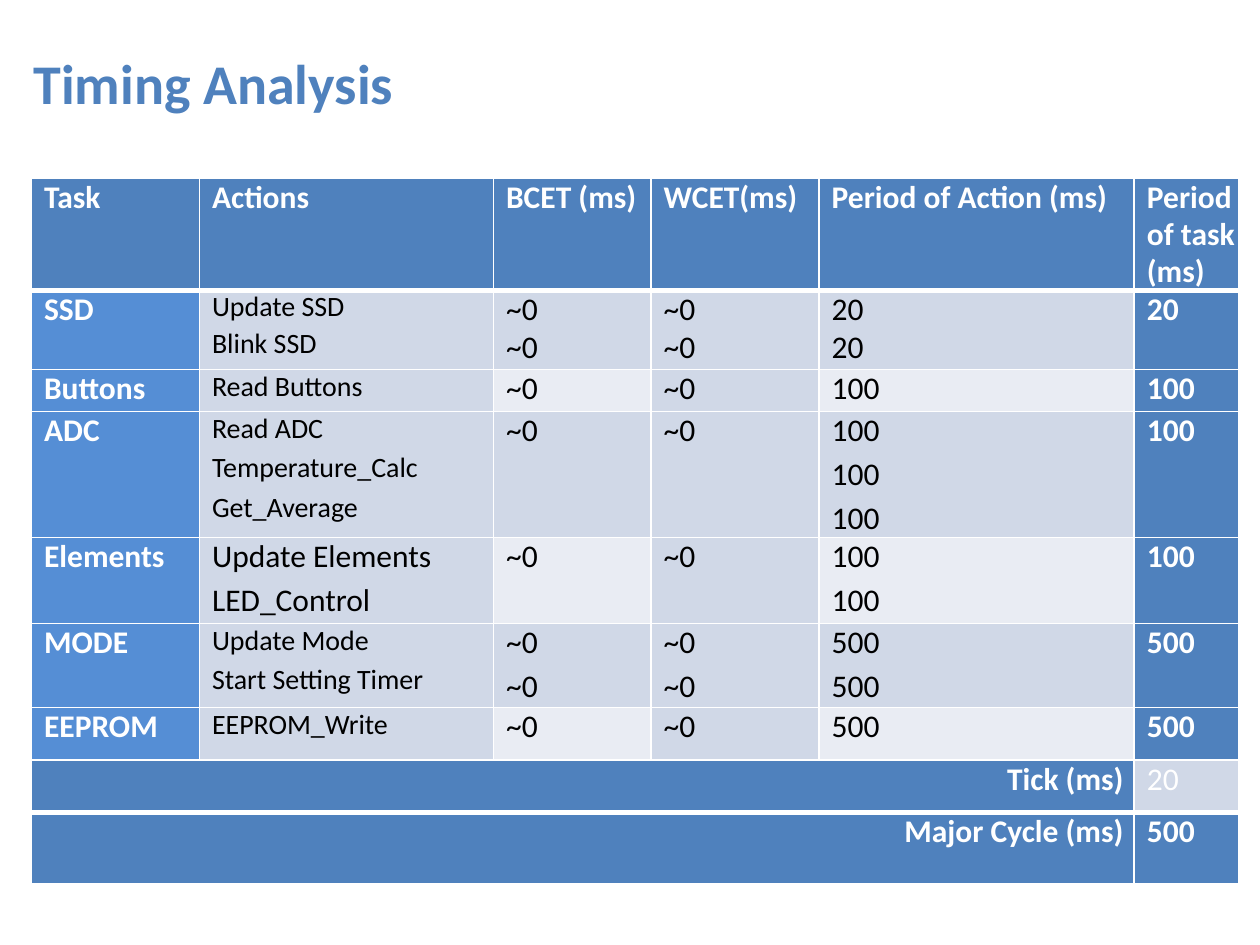
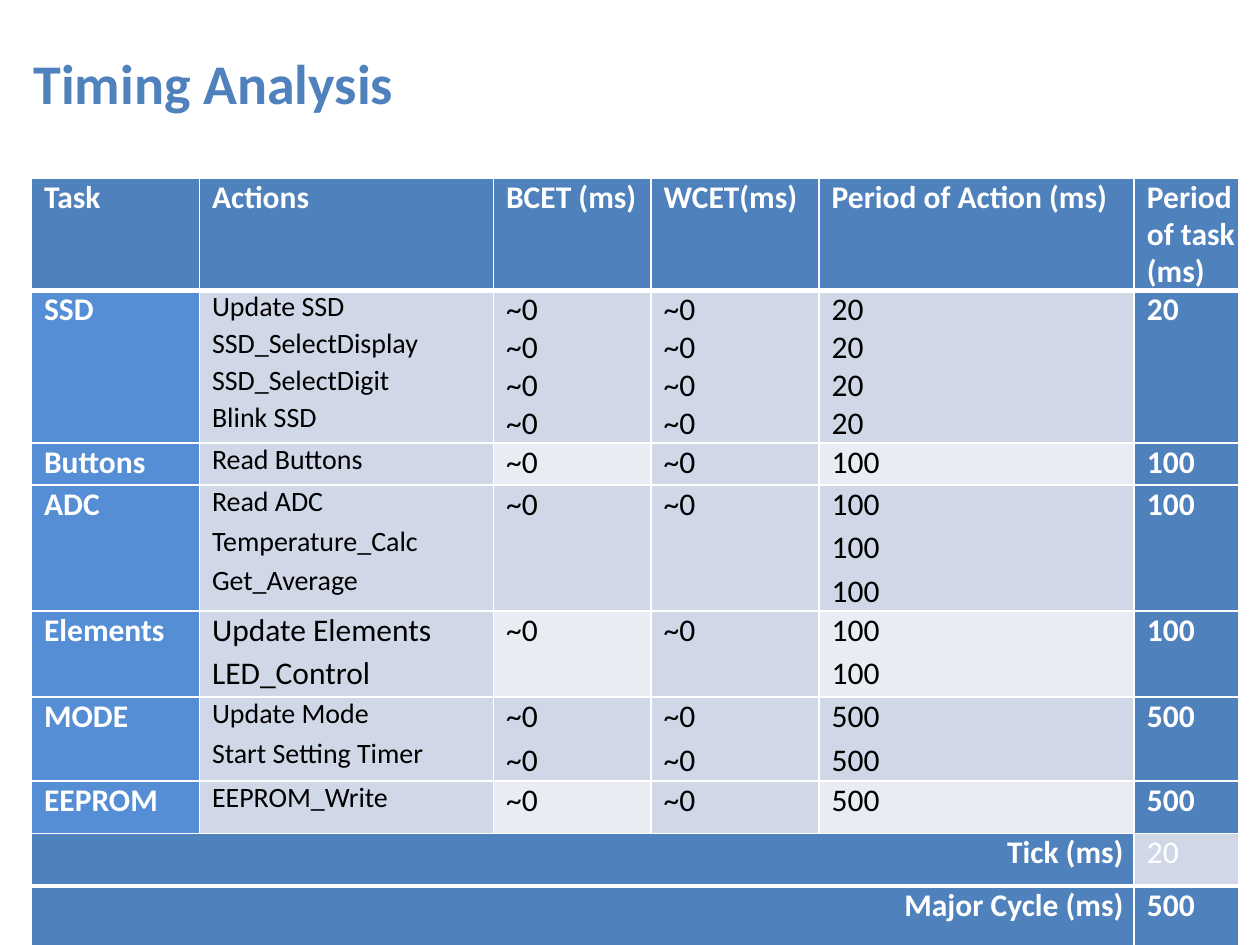
Before and after one commit to Abdelaziz-Sayed-Mohamed/water_heater, a slide deck: slide 3 of WaterHeater.pptx. Drawn at 1260x945 pixels with LibreOffice and Linux fonts; fonts in the diff are those of the drawing. Boxes give left, top, right and bottom in pixels: in the first picture for what was removed or moved away, otherwise in the second. Text is boxed around its words. In the diff, an @@ line names an element or a change of style, - is before the commit and + after.

```diff
--- a/WaterHeater.pptx
+++ b/WaterHeater.pptx
@@ table at (32, 179, 1237, 945) @@
-row 2: SSD | Update SSD / Blink SSD | ~0 / ~0 | ~0 / ~0 | 20 / 20 | 20
+row 2: SSD | Update SSD / SSD_SelectDisplay / SSD_SelectDigit / Blink SSD | ~0 / ~0 / ~0 / ~0 | ~0 / ~0 / ~0 / ~0 | 20 / 20 / 20 / 20 | 20
```
Also in this commit, not shown: 1 other slide changed, 13 slides added.
